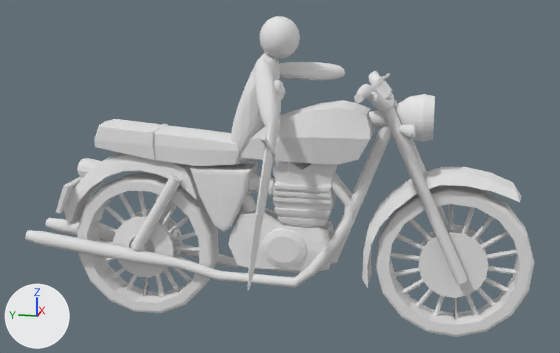
A saved change to the OBJ model Resources/bik2/bik2.obj.
Before and after are seen from a 50 mm camera at (-11.26, -1.14, 4.4) aimed at (-0.38, 1.04, 1.68). The lights are fixed; the arrows at lower left show +X, +Y and +Z. Where no turn or scale is listed for an object, it has been applied to the vertices. Vertices at the same position are counted once.

Before the edit, the objects in view are built like this:
```python
ob_front_wheel_cylinder_002 = bpy.data.objects.new('Front_wheel_Cylinder.002', me_front_wheel_cylinder_002)
ob_front_wheel_cylinder_002.location = (0.0, 0.0, 0.0)
ob_front_wheel_inside_cylinder_002 = bpy.data.objects.new('Front_wheel_inside_Cylinder.002', me_front_wheel_inside_cylinder_002)
ob_front_wheel_inside_cylinder_002.location = (0.0, 0.0, 0.0)
ob_rear_wheel_inside_cylinder_002 = bpy.data.objects.new('Rear_wheel_inside_Cylinder.002', me_rear_wheel_inside_cylinder_002)
ob_rear_wheel_inside_cylinder_002.location = (0.0, 0.0, 0.0)
ob_球_球_002 = bpy.data.objects.new('球_球.002', me_球_球_002)
ob_球_球_002.location = (0.0, 0.0, 0.0)
ob_立方体_001 = bpy.data.objects.new('立方体.001', me_立方体_001)
ob_立方体_001.location = (0.0, 0.0, 0.0)
ob_立方体_002 = bpy.data.objects.new('立方体.002', me_立方体_002)
ob_立方体_002.location = (0.0, 0.0, 0.0)
ob_立方体_003 = bpy.data.objects.new('立方体.003', me_立方体_003)
ob_立方体_003.location = (0.0, 0.0, 0.0)
# also in view: 'Front_water_Cube.002' at (0.01, -1.31, 0.87); 'Main_shaft_Cylinder.002' at (-0.01, -0.1, 1.41); 'Exhaust_left_Cylinder.001_Exhaust_left_Cylinder.003' at (-0.26, 2.57, 0.81); 'Seat_Cube.001' at (-0.01, 2.81, 2.06); 'Rear_wheel_Cylinder.002' at (-0.02, 3.28, 0.38)
```
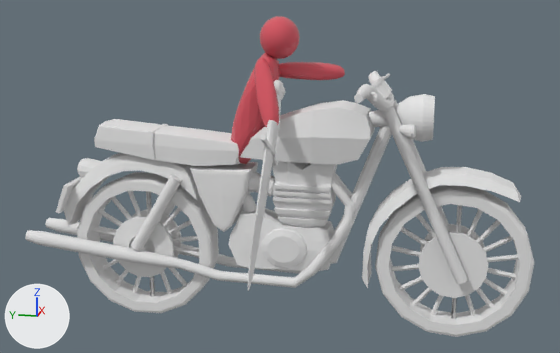
Where the change shows, as pixel boxes (x1, y1, x2, y2) in the pictures (560 x 353 px; the box of a moved part takes in the faces that stretch with it):
'Front_wheel_inside_Cylinder.002', mesh turned: before (390, 204, 517, 319); after (391, 205, 519, 319)
'Rear_wheel_inside_Cylinder.002', reshaped: before (95, 191, 199, 297); after (93, 191, 199, 297)
'立方体.001', recoloured (grey to red): (231, 53, 280, 164) in both
'球_球.002', recoloured (white to red): (260, 16, 300, 59) in both
'立方体.003', recoloured (white to red): (254, 58, 279, 128) in both
'立方体.002', recoloured (grey to red): (279, 62, 345, 80) in both
part 2 of me_rear_wheel_inside_cylinder_002, moved or reshaped: before (119, 193, 180, 292); after (110, 196, 187, 287)
part 3 of me_rear_wheel_inside_cylinder_002, moved or reshaped: before (96, 221, 195, 263); after (93, 228, 199, 257)
part 4 of me_rear_wheel_inside_cylinder_002, moved or reshaped: before (99, 231, 197, 264); after (102, 220, 191, 270)
part 5 of me_rear_wheel_inside_cylinder_002, moved or reshaped: before (126, 203, 177, 290); after (132, 216, 162, 293)
part 6 of me_rear_wheel_inside_cylinder_002, moved or reshaped: before (137, 191, 164, 297); after (128, 191, 172, 294)
part 7 of me_rear_wheel_inside_cylinder_002, moved or reshaped: before (105, 205, 192, 282); after (99, 210, 178, 258)
part 8 of me_rear_wheel_inside_cylinder_002, moved or reshaped: before (95, 240, 199, 252); after (172, 236, 198, 243)
part 9 of me_rear_wheel_inside_cylinder_002, moved or reshaped: before (111, 216, 189, 279); after (115, 208, 181, 284)
part 10 of me_rear_wheel_inside_cylinder_002, rebuilt: before (143, 195, 159, 296); after (146, 191, 155, 297)

What changed in the scene script:
```text
Change me_front_wheel_inside_cylinder_002:
    where me_front_wheel_inside_cylinder_002.from_pydata(...)  # 111 vertices, 196 faces; spans x -0.03..0.05, y -2.5..-0.56, z -0.6..1.34
    me_front_wheel_inside_cylinder_002 part 1: the whole mesh is turned 5.4 degrees about the x axis through its middle, then moved by (0.0, -0.04, 0.01)
Change me_rear_wheel_inside_cylinder_002:
    remove me_rear_wheel_inside_cylinder_002.from_pydata(...)  # 111 vertices, 195 faces; spans x -0.06..0.03, y 2.25..4.19, z -0.64..1.29
    add me_rear_wheel_inside_cylinder_002.from_pydata(...)  # 112 vertices, 196 faces; spans x -0.06..0.03, y 2.27..4.2, z -0.59..1.36
    me_rear_wheel_inside_cylinder_002 part 2: the loose piece of 12 vertices spanning x -0.06..0.03, y 2.71..3.73, z -0.53..1.18 is turned -10.2 degrees about the x axis through its middle, then moved by (0.0, 0.02, 0.06)
    me_rear_wheel_inside_cylinder_002 part 3: the loose piece of 12 vertices spanning x -0.06..0.03, y 2.29..4.14, z -0.04..0.69 is turned -10.2 degrees about the x axis through its middle, then moved by (0.0, 0.02, 0.06)
    me_rear_wheel_inside_cylinder_002 part 4: the loose piece of 12 vertices spanning x -0.06..0.03, y 2.29..4.14, z -0.04..0.68 is turned -10.2 degrees about the x axis through its middle, then moved by (0.0, 0.02, 0.06)
    me_rear_wheel_inside_cylinder_002 part 5: the loose piece of 12 vertices spanning x -0.05..0.02, y 2.7..3.73, z -0.53..1.18 is turned -10.2 degrees about the x axis through its middle, then moved by (0.0, 0.02, 0.06)
    me_rear_wheel_inside_cylinder_002 part 6: the loose piece of 12 vertices spanning x -0.05..0.02, y 3.02..3.41, z -0.64..1.29 is turned -10.2 degrees about the x axis through its middle, then moved by (0.0, 0.02, 0.06)
    me_rear_wheel_inside_cylinder_002 part 7: the loose piece of 12 vertices spanning x -0.06..0.03, y 2.45..3.98, z -0.33..0.98 is turned -10.2 degrees about the x axis through its middle, then moved by (0.0, 0.02, 0.06)
    me_rear_wheel_inside_cylinder_002 part 8: the loose piece of 12 vertices spanning x -0.06..0.03, y 2.25..4.19, z 0.29..0.36 is turned -10.2 degrees about the x axis through its middle, then moved by (0.0, 0.02, 0.06)
    me_rear_wheel_inside_cylinder_002 part 9: the loose piece of 12 vertices spanning x -0.06..0.03, y 2.45..3.98, z -0.32..0.97 is scaled about its middle by (1, 0.837, 1.2), then moved by (0.0, 0.02, 0.06)
    me_rear_wheel_inside_cylinder_002 part 10: the loose piece of 15 vertices spanning x -0.05..0.02, y 3.01..3.42, z -0.64..1.29 is rebuilt with 16 vertices and now spans x -0.05..0.02, y 3.2..3.27, z -0.59..1.36
Change me_球_球_002:
    where me_球_球_002.from_pydata(...)  # 2882 vertices, 5760 faces; spans x -0.327..0.327, y 0.83..1.41, z 3.36..3.972
    remove me_球_球_002.materials.append(mat_none_001)  # white #e7e7e7
    add me_球_球_002.materials.append(mat_none)  # picture img_player_png
Change me_立方体_001:
    where me_立方体_001.from_pydata(...)  # 146 vertices, 288 faces; spans x -0.38..0.4, y 1.12..1.87, z 1.74..3.45
    remove me_立方体_001.materials.append(mat_none_001)  # white #e7e7e7
    add me_立方体_001.materials.append(mat_none)  # picture img_player_png
Change me_立方体_002:
    where me_立方体_002.from_pydata(...)  # 578 vertices, 1152 faces; spans x 0.254..0.858, y 0.245..1.312, z 2.987..3.274
    remove me_立方体_002.materials.append(mat_none_001)  # white #e7e7e7
    add me_立方体_002.materials.append(mat_none)  # picture img_player_png
Change me_立方体_003:
    where me_立方体_003.from_pydata(...)  # 578 vertices, 1152 faces; spans x -0.856..-0.23, y 0.984..1.42, z 2.439..3.4
    remove me_立方体_003.materials.append(mat_none_001)  # white #e7e7e7
    add me_立方体_003.materials.append(mat_none)  # picture img_player_png
```
